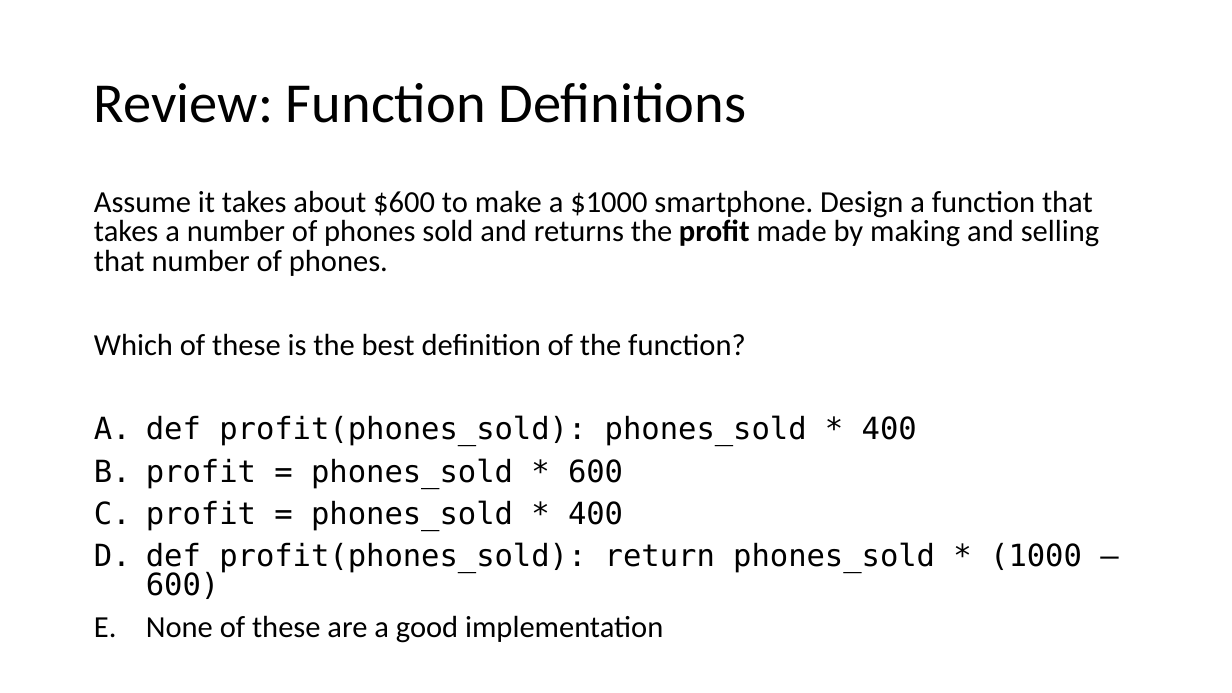
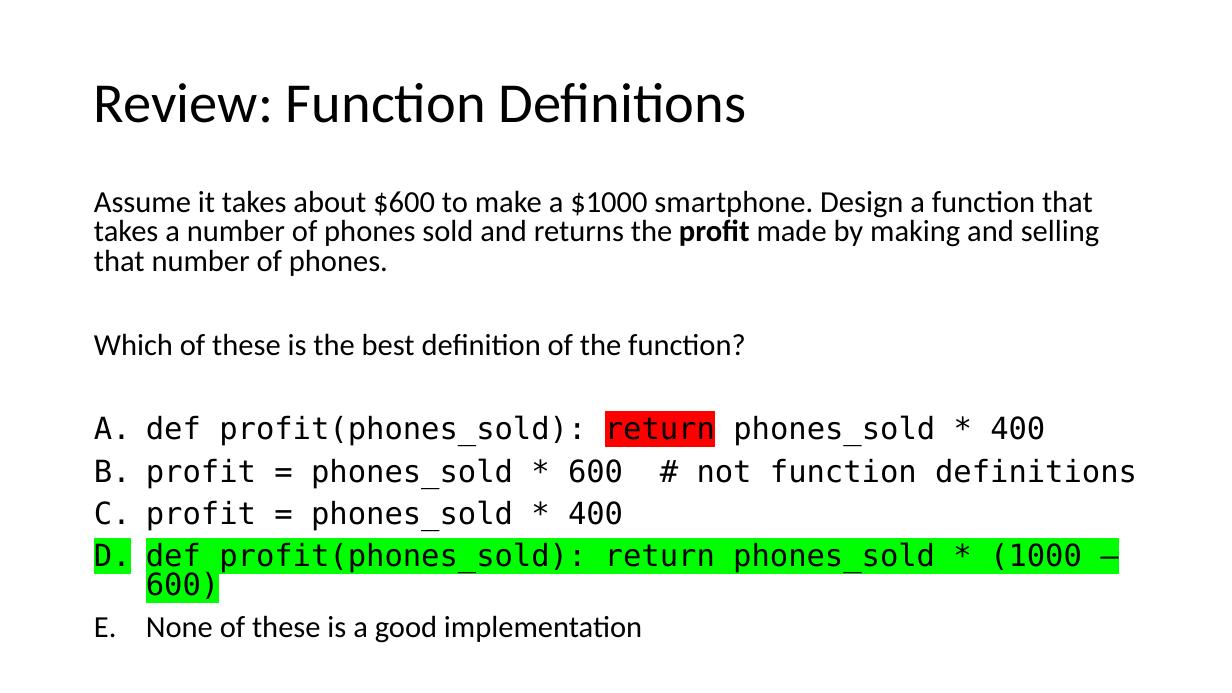
Before and after one commit to catherinefxia/ucsd-cse8a-w20.github.io, a slide deck: slide 5 of lectures/CSE8AW20-01-14-Lec3-Booleans-If/CSE8AW20-01-09-Lec3-Booleans-If-slides.pptx. Drawn at 1232x693 pixels with LibreOffice and Linux fonts; fonts in the diff are those of the drawing. Boxes give left, top, right and bottom in pixels: in the first picture for what was removed or moved away, otherwise in the second. Text is boxed around its words. In the diff, an @@ line names an element or a change of style, - is before the commit and + after.

```diff
--- a/lectures/CSE8AW20-01-14-Lec3-Booleans-If/CSE8AW20-01-09-Lec3-Booleans-If-slides.pptx
+++ b/lectures/CSE8AW20-01-14-Lec3-Booleans-If/CSE8AW20-01-09-Lec3-Booleans-If-slides.pptx
@@ text at bbox=[146, 415, 1137, 489]: text changed @@
-A. def profit(phones_sold): phones_sold * 400
-B. profit = phones_sold * 600
+A. def profit(phones_sold): return phones_sold * 400
+B. profit = phones_sold * 600 # not function definitions
@@ text at bbox=[146, 542, 1082, 599]: highlight none to #00FF00 in "def profit(phones_sold): return phones_sold * (1000 – ..." @@
@@ text at bbox=[146, 615, 642, 643]: text changed @@
-E. None of these are a good implementation
+E. None of these is a good implementation
```
Also in this commit, not shown: 6 other slides changed, 4 other files.
